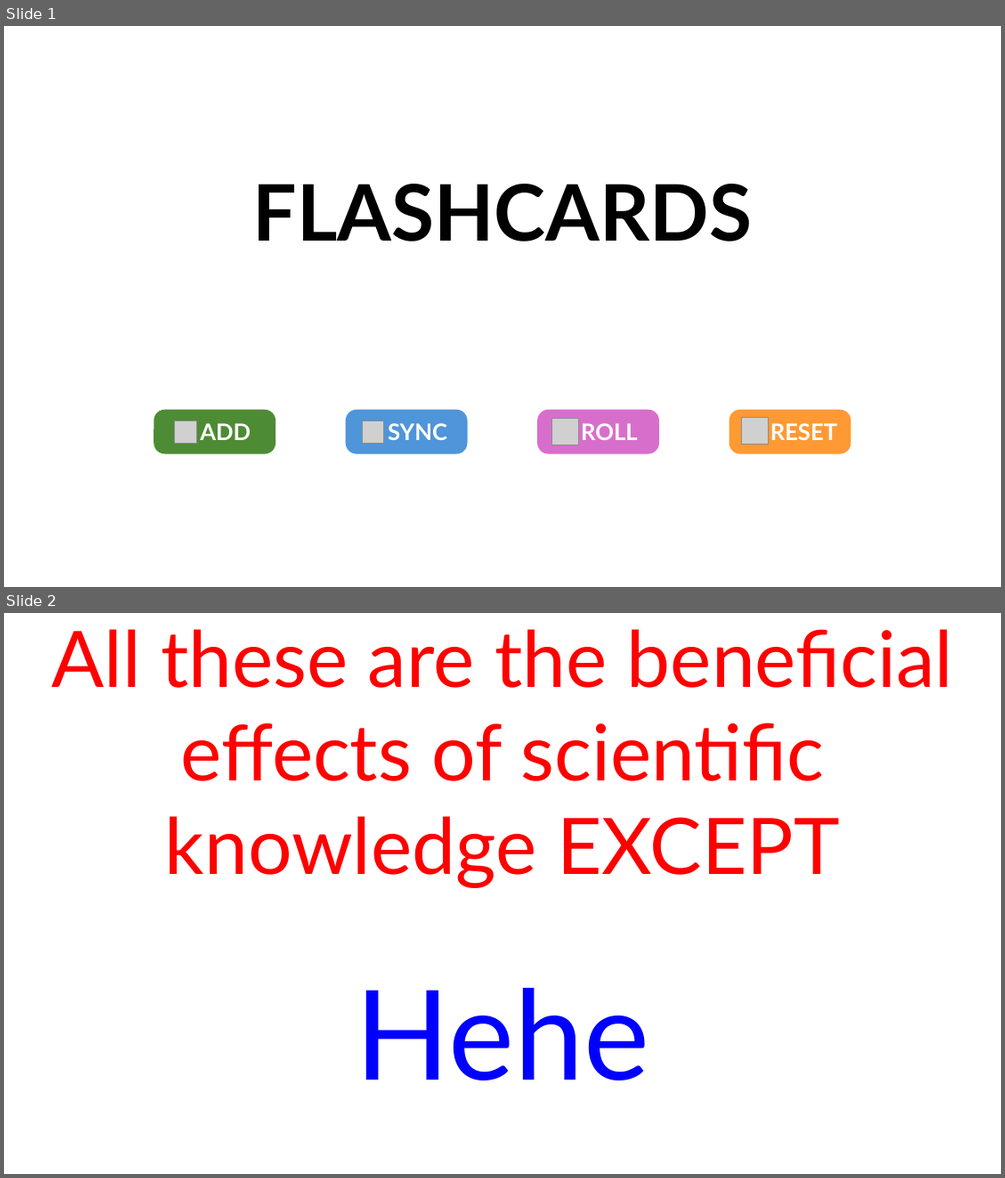
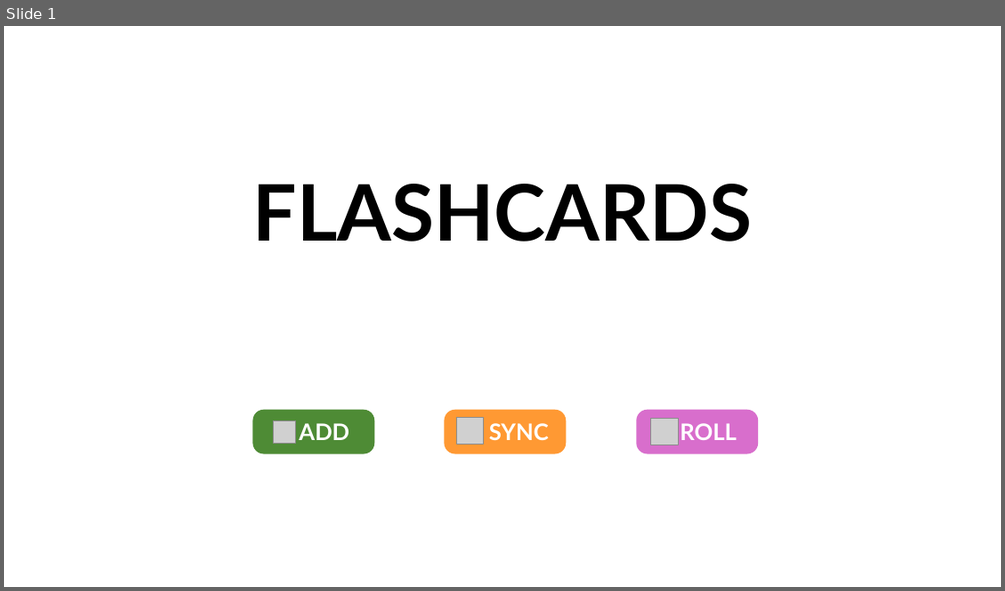
Before and after one commit to JoshuaRifareal/LET-Flashcards, a slide deck: Cards.pptm. Shown one above the other, each under a label of ours: slides 1 and 2 before the commit, slide 1 after it. The pictures are 1005x1178 and 1005x591 pixels, drawn with LibreOffice and Linux fonts; fonts in the diff are those of the drawing; grey boxes stand for pictures. Boxes give left, top, right and bottom in pixels: in the first picture for what was removed or moved away, otherwise in the second. Text is boxed around its words. In the diff, an @@ line names an element or a change of style, - is before the commit and + after.

```diff
--- a/Cards.pptm
+++ b/Cards.pptm
@@ slide 2 removed at [4,613,1001,1174], background #FFFFFF @@
@@ text removed at [51,629,954,888] @@
-All these are the beneficial effects of scientific knowledge EXCEPT
@@ text removed at [356,988,650,1080] @@
-Hehe
@@ slide 1 changed as well @@
@@ picture removed at [362,421,384,443] @@
@@ 3 rounded rectangles, 2 pictures: place and size @@
-3 rounded rectangles, 2 pictures at [154,410,659,454]
+3 rounded rectangles, 2 pictures at [253,410,759,454]
@@ rounded rectangle "SYNC" at [445,410,566,454]: fill #4E95D9 to #FF9933 @@
@@ picture: place and size @@
-picture at [741,417,769,444]
+picture at [456,417,484,444]
@@ rounded rectangle removed at [729,410,851,454] @@
-RESET
```
Also in this commit, not shown: 4 other slides removed, 2 other files.
